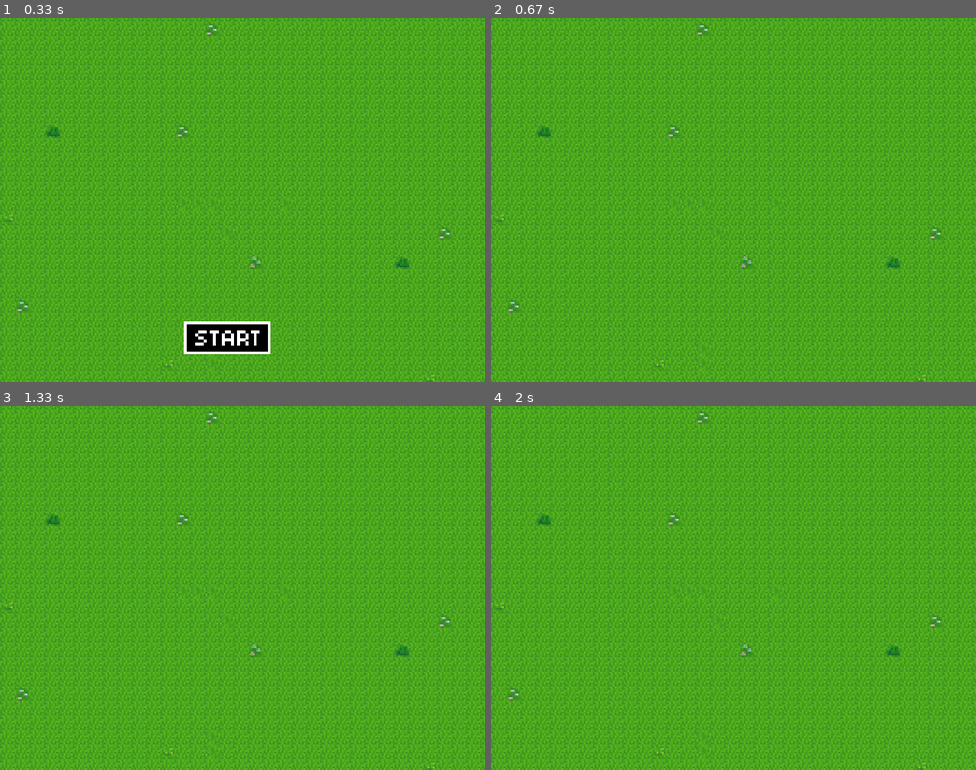
Above: before the commit, frames 1-4 (two rows, left to right).
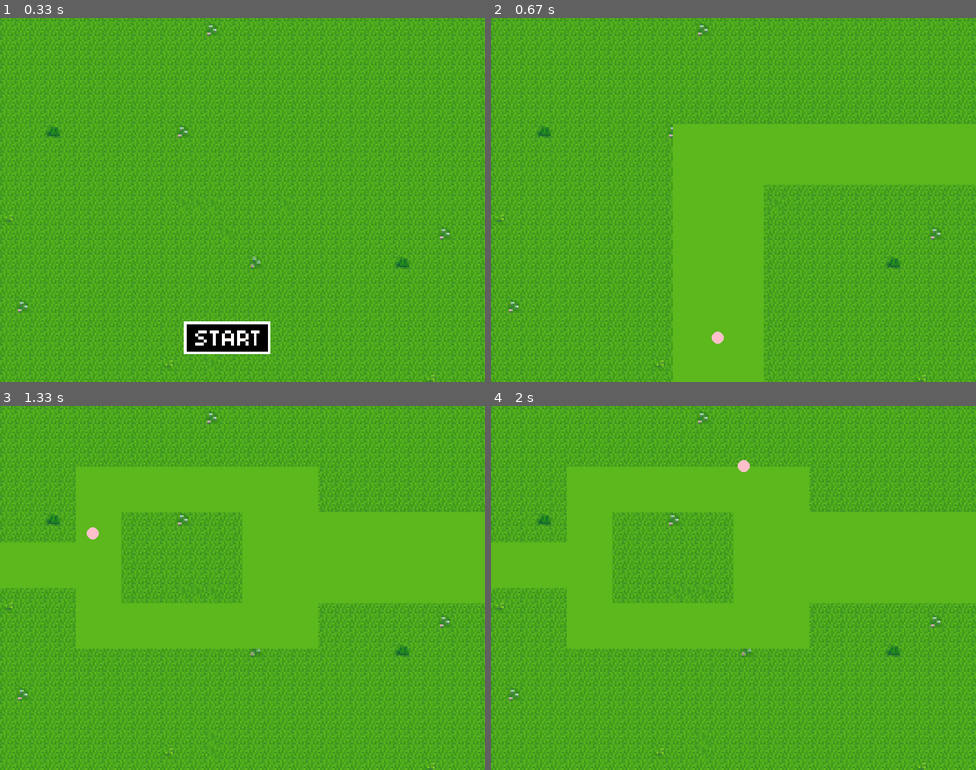
Above: after the commit, the same moments.

Repository: olincollege/maze-game
Game: pygame game, started from game.py
Two runs of this game, one before a commit and one after it. Both use one fixed random seed, a clock stepped at 60 frames per second and the inputs below.
Inputs (mouse positions are in pixels of both pictures, inside the frame that each line leads up to):
- Up to frame 1 (0.33 s): no input
- Up to frame 2 (0.67 s): click (718, 338) at 0.38 s
- Up to frame 3 (1.33 s): click (470, 544) at 0.72 s; click (92, 533) at 1.05 s
- Up to frame 4 (2 s): click (912, 715) at 1.38 s; click (743, 464) at 1.72 s

Frame 1 is identical in both runs. In frame 2, 8.0% of the frame differs, in the area x 37-100%, y 29-100%; in frame 3, 11%; in frame 4, 11%, in the area x 0-100%, y 14-67%.

Commit message:
Enable going to the next level

Diff:
--- a/controller.py
+++ b/controller.py
@@ -3,12 +3,9 @@
 """
 
 from abc import ABC, abstractmethod
+from maze import Maze
 
 import pygame
-
-from view import BUTTON_SCALE
-from view import BUTTON_X
-from view import BUTTON_Y
 
 
 class MazeController(ABC):
@@ -30,22 +27,10 @@
         return self._board
 
     @abstractmethod
-    def mouse_position(self):
-        """
-        Implementations of this method should get and return the mouse's position.
-        """
-
-    @abstractmethod
-    def click_button(self, path):
+    def click_button(self, path, x, y, scale):
         """
         Implementations of this method should check if a button is clicked or not.
         """
-
-    # @abstractmethod
-    # def quit_game(self):
-    #     """
-    #     Implementations of this method should allow users to quit the game.
-    #     """
 
 
 class PygameController(MazeController):
@@ -54,14 +39,7 @@
         pygame interface.
     """
 
-    def mouse_position(self):
-        """
-        Get the mouse position so that the player can move!!!
-        """
-        mouse_position = pygame.mouse.get_pos()
-        return mouse_position
-
-    def click_button(self, path):
+    def click_button(self, path, x, y, scale):
         """
         Check if a button is clicked.
         """
@@ -70,14 +48,14 @@
         transformed_image = pygame.transform.scale(
             image,
             (
-                int(image.get_width() * BUTTON_SCALE),
-                int(image.get_height() * BUTTON_SCALE),
+                int(image.get_width() * scale),
+                int(image.get_height() * scale),
             ),
         )
         rect = transformed_image.get_rect()
-        rect.topleft = (BUTTON_X, BUTTON_Y)
+        rect.topleft = (x, y)
 
-        position = self.mouse_position()
+        position = pygame.mouse.get_pos()
 
         if rect.collidepoint(position):
             if pygame.mouse.get_pressed()[0] == 1 and clicked is False:
--- a/game.py
+++ b/game.py
@@ -6,13 +6,10 @@
 
 from maze import Maze
 from view import PygameView
-from view import BUTTON_X
-from view import BUTTON_Y
-from view import BUTTON_SCALE
+from view import START_X
+from view import START_Y
+from view import START_SCALE
 from controller import PygameController
-from library import Level_1
-from library import Level_2
-from library import Level_3
 
 timer = pygame.time.Clock()
 
@@ -22,33 +19,34 @@
 
 run = True
 button_display = True
-level = 1
 while run:
     view.background_image("img/test.png")
-    while button_display:
-        mouse_position = controller.mouse_position()
+    while run and button_display:
+        mouse_position = pygame.mouse.get_pos()
         view.background_image("img/test.png")
         view.button("img/start_btn.png")
-        if controller.click_button("img/start_btn.png"):
+        if controller.click_button(
+            "img/start_btn.png", START_X, START_Y, START_SCALE
+        ):
             button_display = False
             view.background_image("img/test.png")
             pygame.display.flip()
 
         for event in pygame.event.get():
             if event.type == pygame.QUIT:
-                button_display = False
+                run = False
 
-    # while level < 4:
-    # mouse_position = controller.mouse_position()
-    # view.background_image("img/test.png")
-    # view.character(mouse_position, timer)
+    while run and not maze.jumpscare():
+        mouse_position = pygame.mouse.get_pos()
+        view.background_image("img/test.png")
+        view.draw_level(maze.level())
+        view.character(mouse_position, timer)
 
-    # for event in pygame.event.get():
-    #     if event.type == pygame.QUIT:
-    #         run = False
+        maze.check_ending()
 
-    for event in pygame.event.get():
-        if event.type == pygame.QUIT:
-            run = False
+        for event in pygame.event.get():
+            if event.type == pygame.QUIT:
+                run = False
+
 
 pygame.quit()
--- a/library.py
+++ b/library.py
@@ -1,14 +1,13 @@
 import pygame
 
-# Initialize Pygame
-pygame.init()
-
-Level_1 = [
+level_1 = [
     pygame.Rect(300, 175, 150, 500),
     pygame.Rect(300, 175, 500, 100),
 ]
 
-Level_2 = [
+level_1_ending = pygame.Rect(750, 175, 50, 100)
+
+level_2 = [
     pygame.Rect(400, 175, 500, 150),
     pygame.Rect(175, 100, 350, 75),
     pygame.Rect(175, 325, 350, 75),
@@ -16,9 +15,16 @@
     pygame.Rect(0, 225, 200, 75),
 ]
 
-Level_3 = [
+level_2_ending = pygame.Rect(0, 225, 50, 75)
+
+level_3 = [
     pygame.Rect(0, 225, 200, 75),
     pygame.Rect(200, 225, 50, 300),
     pygame.Rect(200, 525, 375, 40),
     pygame.Rect(575, 0, 40, 565),
 ]
+
+level_3_ending = pygame.Rect(575, 0, 40, 50)
+
+maps = {1: level_1, 2: level_2, 3: level_3}
+endings = {1: level_1_ending, 2: level_2_ending, 3: level_3_ending}
--- a/maze.py
+++ b/maze.py
@@ -3,6 +3,10 @@
 """
 
 import pygame
+from library import endings
+from library import level_1_ending
+
+MAX_LEVEL = 3
 
 
 class Maze:
@@ -33,37 +37,43 @@
         self._touching_wall = False
         self._finish_level = False
 
-    def get_maze(self):
+    def level(self):
         """
-        Locate the file based on the player's level.
+        Returns the player's current level.
+        """
+        return self._level
 
-        Returns:
-            A string representing the path to the csv representing the level
-                map.
+    def jumpscare(self):
         """
-        if self._level == 1:
-            return "Levels/level_1.csv"
-        if self._level == 2:
-            return "Levels/level_2.csv"
-        return "Levels/level_3.csv"
+        Returns True if the jumpscare has been triggered, otherwise False.
+        """
+        return self._jumpscare
+
+    def increase_level(self):
+        """
+        Increase the level, if possible.
+        """
+        increased_level = self._level + 1
+        if increased_level > MAX_LEVEL:
+            self._level = MAX_LEVEL
+        else:
+            self._level = increased_level
+
+    def check_ending(self):
+        """
+        Check if the current level has been completed or not.
+        """
+        rect = endings[self._level]
+        position = pygame.mouse.get_pos()
+        if rect.collidepoint(position):
+            self.increase_level()
 
     def __repr__(self):
         """
         Returns a string with the player location, amount of points, and level.
         """
         return (
-            f"The player location is:{self.get_position()}\n"
+            f"The player location is:{pygame.mouse.get_pos()}\n"
             "The amount of points collected is:{self._score}\n"
             "The current level is:{self._level}"
         )
-
-    def get_position(self):
-        """
-        Returns a tuple of the current position of the player
-        """
-        x, y = pygame.mouse.get_pos()
-        pos = (x, y)
-        return pos
-
-    # we are going to have to call get mouse position to check if in boundaries
-    # hella pygame
--- a/view.py
+++ b/view.py
@@ -6,13 +6,15 @@
 
 import pygame
 
+from library import maps
+
 WIDTH = 800
 HEIGHT = 600
 FPS = 60
 GREEN = (92, 184, 28)
-BUTTON_X = 303
-BUTTON_Y = 500
-BUTTON_SCALE = 0.55
+START_X = 303
+START_Y = 500
+START_SCALE = 0.55
 
 
 class MazeView(ABC):
@@ -86,11 +88,11 @@
         transformed_image = pygame.transform.scale(
             image,
             (
-                int(image.get_width() * BUTTON_SCALE),
-                int(image.get_height() * BUTTON_SCALE),
+                int(image.get_width() * START_SCALE),
+                int(image.get_height() * START_SCALE),
             ),
         )
-        self._screen.blit(transformed_image, (BUTTON_X, BUTTON_Y))
+        self._screen.blit(transformed_image, (START_X, START_Y))
         pygame.display.flip()
 
     def background_image(self, path):
@@ -110,10 +112,9 @@
         """
         Display the corresponding maze for the level.
         """
-        for i in range(len(level)):
-            pygame.draw.rect(self._screen, GREEN, level(i))
+        for i, rectangle in enumerate(maps[level]):
+            pygame.draw.rect(self._screen, GREEN, rectangle)
             i += 1
-            pygame.display.flip()
 
     # display board
     # visuals and stuff
